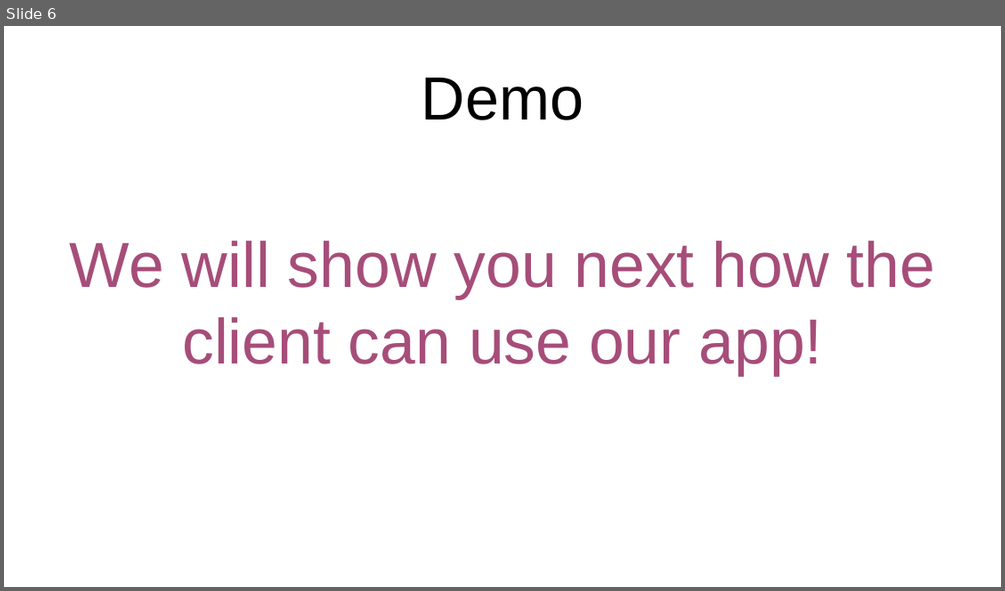
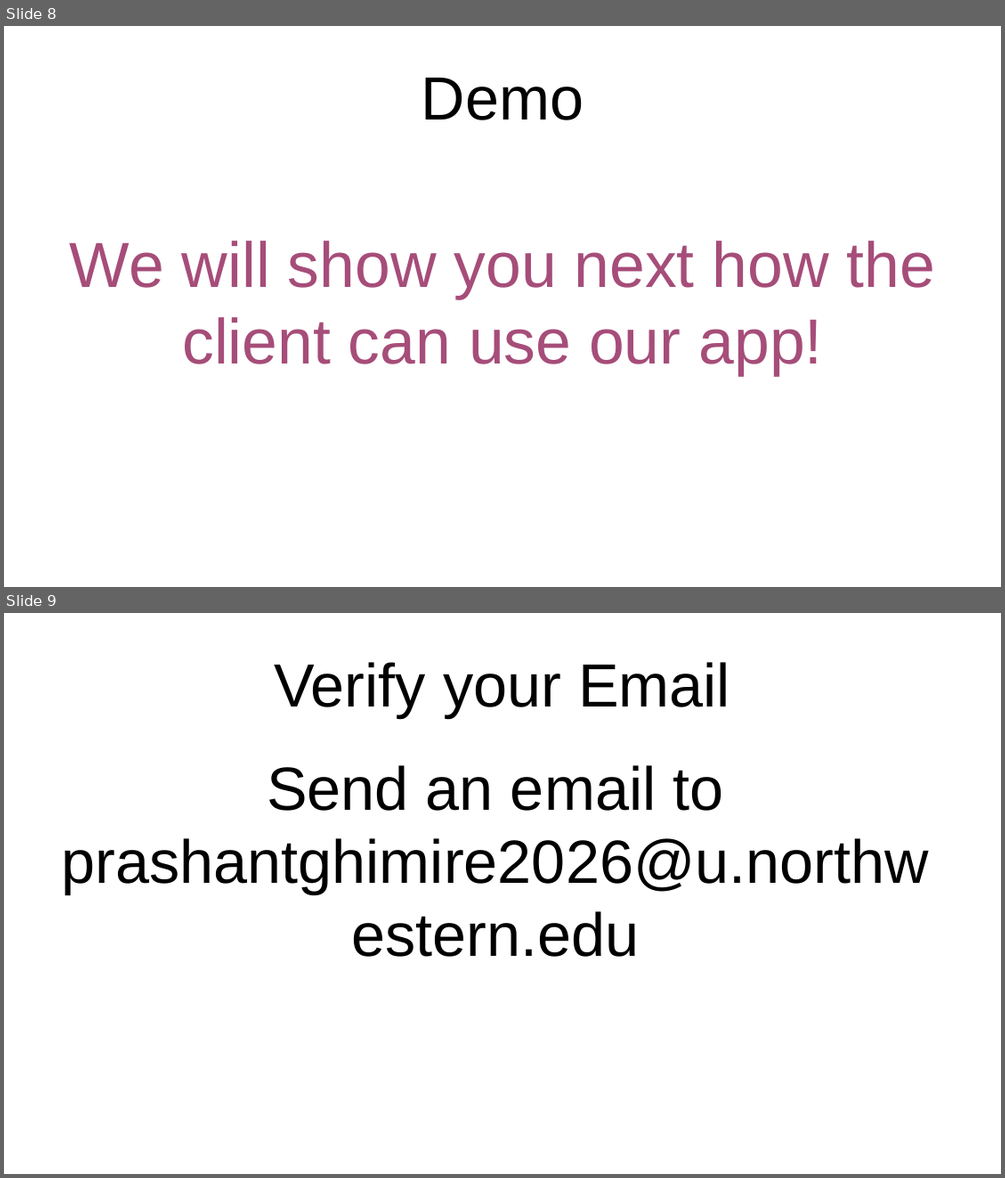
Before and after one commit to Prsnt95/BirdApp, a slide deck: Documents for submission/Bird App.pptx. Shown one above the other, each under a label of ours: slide 6 before the commit, slides 8 and 9 after it. The pictures are 1005x591 and 1005x1178 pixels, drawn with LibreOffice and Linux fonts; fonts in the diff are those of the drawing; background and template pictures are left out. Boxes give left, top, right and bottom in pixels: in the first picture for what was removed or moved away, otherwise in the second. Text is boxed around its words. In the diff, an @@ line names an element or a change of style, - is before the commit and + after.

```diff
--- a/Documents for submission/Bird App.pptx
+++ b/Documents for submission/Bird App.pptx
@@ slide 9 added at [4, 613, 1001, 1174], background picture (left out) @@
@@ title added at [274, 662, 730, 717], 44 pt, text #000000 @@
+Verify your Email
@@ text added at [61, 765, 929, 957], 44 pt, text #000000 @@
+Send an email to prashantghimire2026@u.northwestern.edu
@@ what was slide 6 is now slide 8 @@
```
Also in this commit, not shown: 3 slides changed, 2 other slides added.
